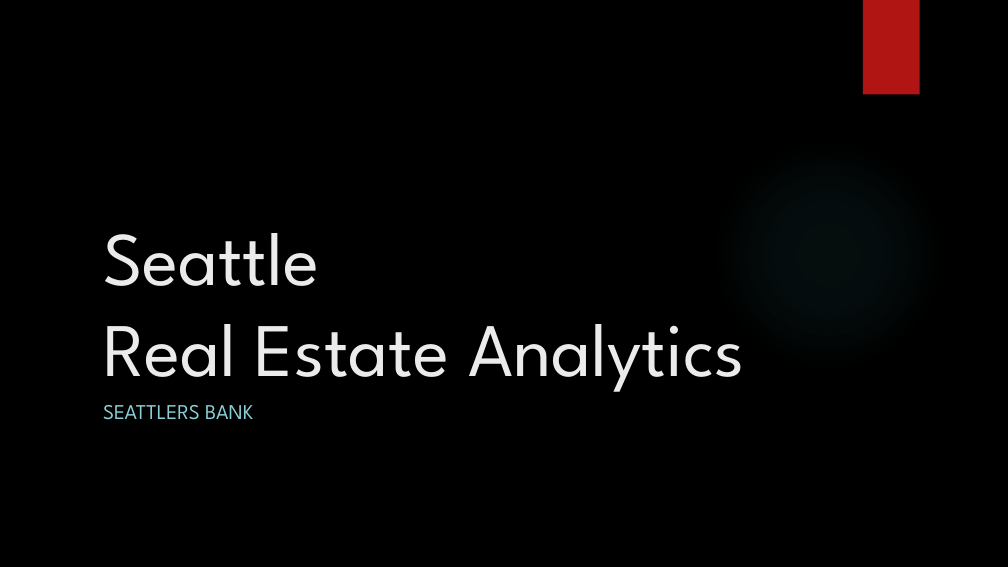
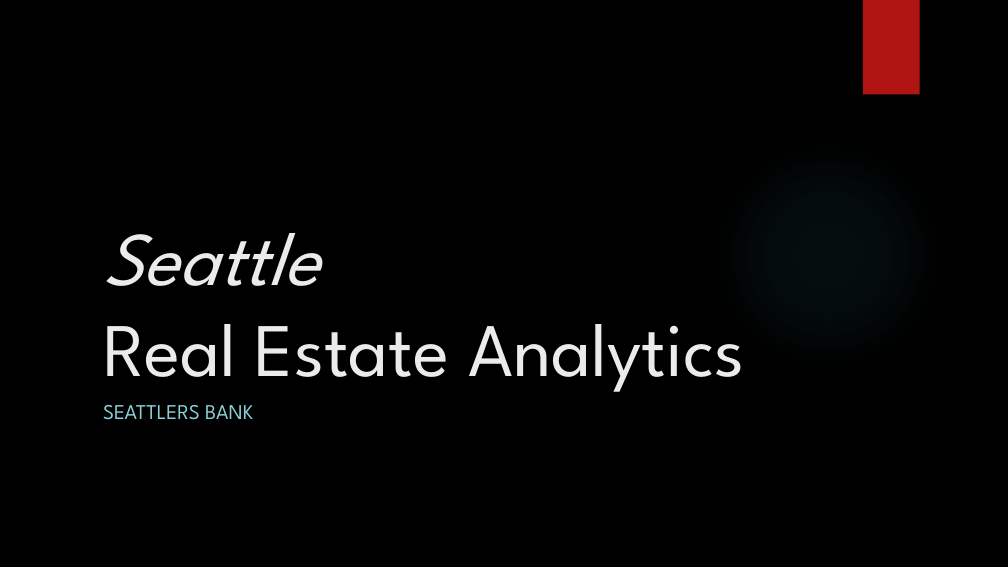
Before and after one commit to Silkways/Seattlers, a slide deck: slide 1 of Flatiron_Mod_1_Slides.pptx. Drawn at 1008x567 pixels with LibreOffice and Linux fonts; fonts in the diff are those of the drawing; background and template pictures are left out. Boxes give left, top, right and bottom in pixels: in the first picture for what was removed or moved away, otherwise in the second. Text is boxed around its words. In the diff, an @@ line names an element or a change of style, - is before the commit and + after.

```diff
--- a/Flatiron_Mod_1_Slides.pptx
+++ b/Flatiron_Mod_1_Slides.pptx
@@ title "Seattle Real Estate Analytics" at (x1=103, y1=233, x2=744, y2=392): italic on in "Seattle" @@
```
Also in this commit, not shown: 2 slides added, 1 slide removed, 3 other files.
